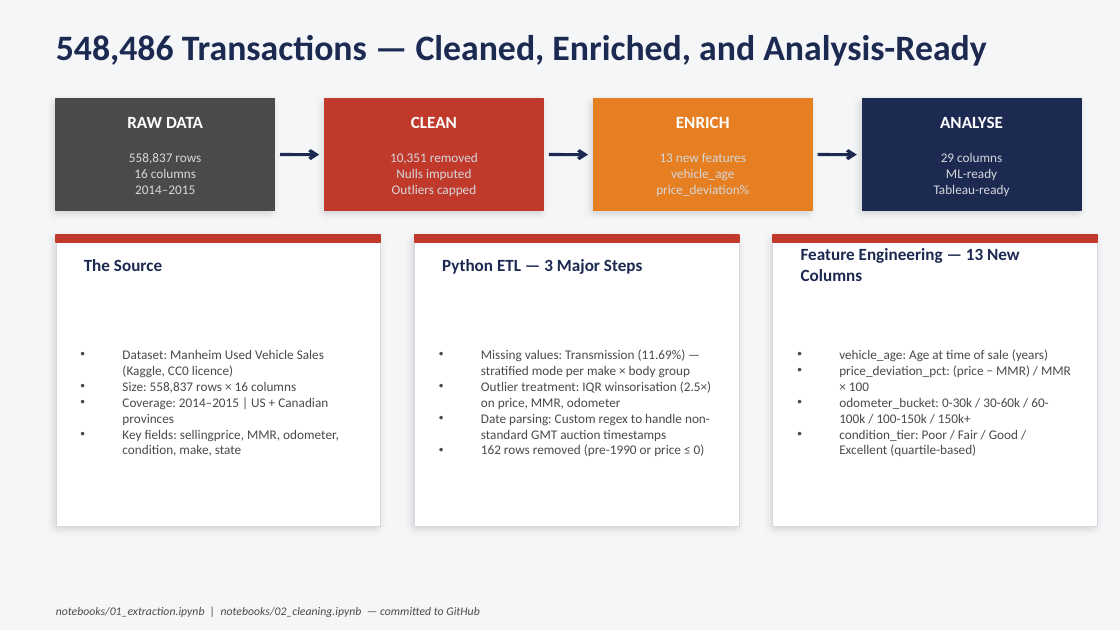
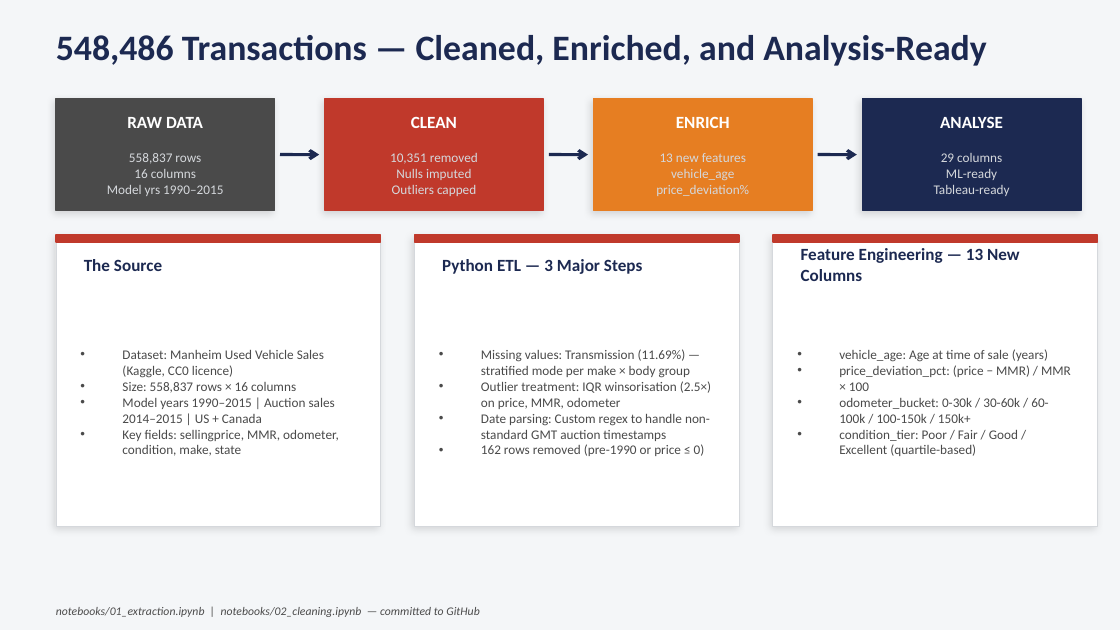
Before and after one commit to Abhinavbajpai30/SectionB_TeamG4_JudgingACarByItsCover, a slide deck: slide 3 of reports/presentation.pptx. Drawn at 1120x630 pixels with LibreOffice and Linux fonts; fonts in the diff are those of the drawing. Boxes give left, top, right and bottom in pixels: in the first picture for what was removed or moved away, otherwise in the second. Text is boxed around its words. In the diff, an @@ line names an element or a change of style, - is before the commit and + after.

```diff
--- a/reports/presentation.pptx
+++ b/reports/presentation.pptx
@@ text at [107,185,223,196]: text changed @@
-2014–2015
+Model yrs 1990–2015
@@ text at [122,398,335,423]: text changed @@
-• Coverage: 2014–2015 | US + Canadian provinces
+• Model years 1990–2015 | Auction sales 2014–2015 | US + Canada
```
Also in this commit, not shown: 3 other slides changed, 2 other files.
